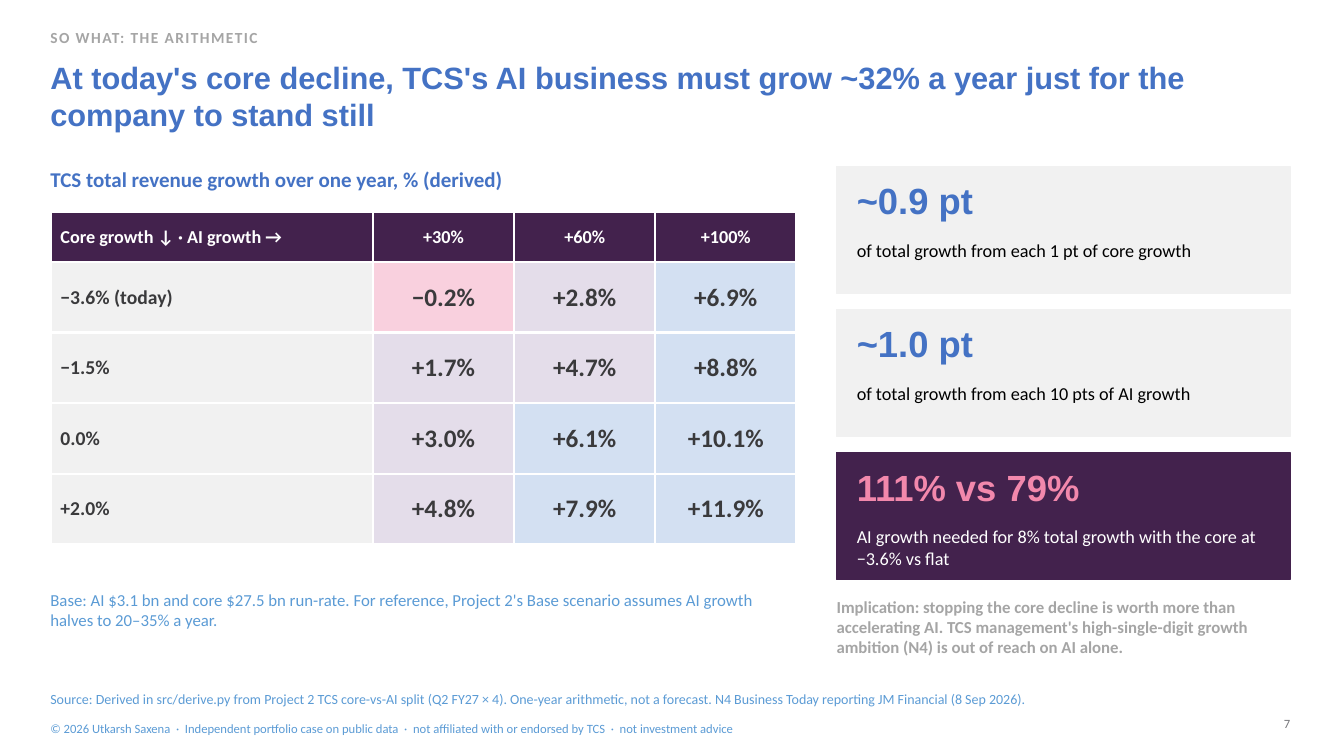
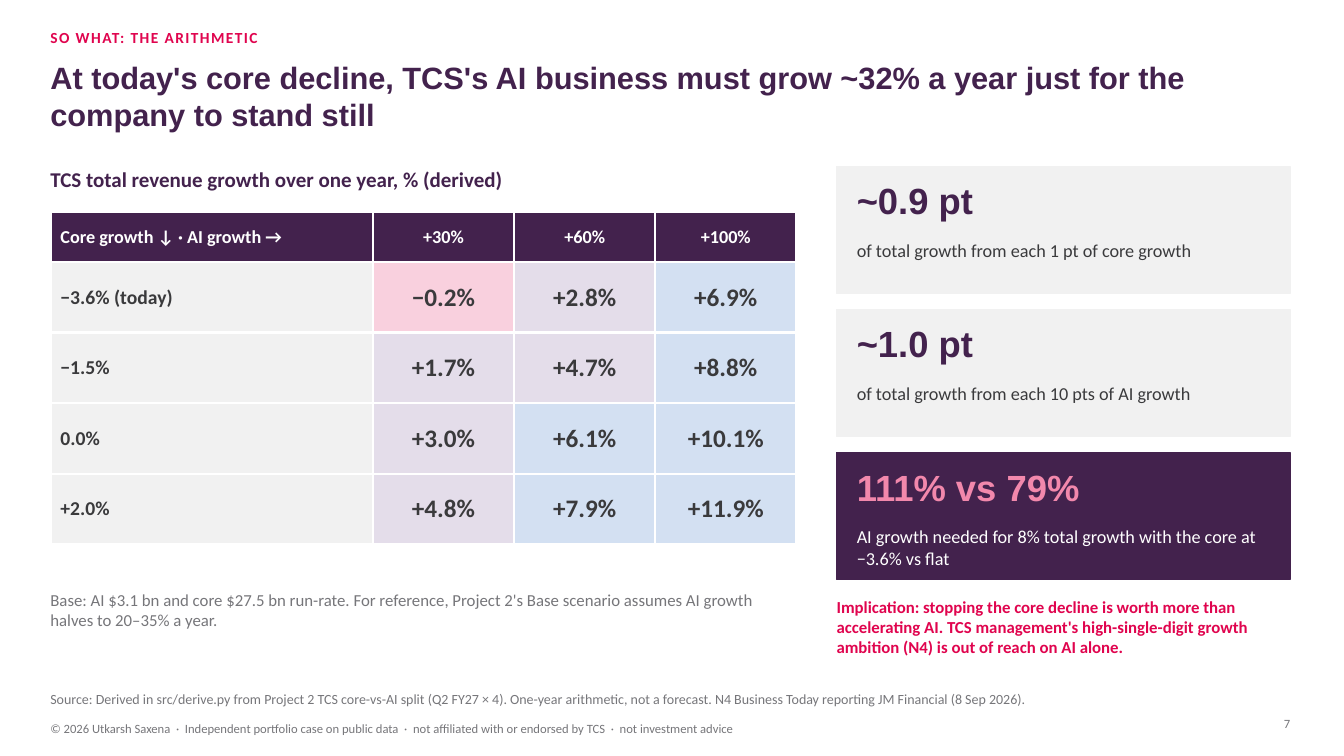
Before and after one commit to lokpriye96/ai-consulting-report-genai-services, a slide deck: slide 7 of outputs/TCS_AI_Deflation_Strategy.pptx. Drawn at 1344x756 pixels with LibreOffice and Linux fonts; fonts in the diff are those of the drawing. Boxes give left, top, right and bottom in pixels: in the first picture for what was removed or moved away, otherwise in the second. Text is boxed around its words. In the diff, an @@ line names an element or a change of style, - is before the commit and + after.

```diff
--- a/outputs/TCS_AI_Deflation_Strategy.pptx
+++ b/outputs/TCS_AI_Deflation_Strategy.pptx
@@ text "SO WHAT: THE ARITHMETIC" at bbox=[50, 33, 258, 43]: text colour #A5A5A5 to #E0044E @@
@@ text "of total growth from each ..." at bbox=[857, 244, 1191, 260]: text colour #000000 to #3A3A3C @@
@@ text colour #4472C4 to #43224D in 4 elements at bbox=[50, 66, 1184, 131], bbox=[50, 171, 502, 191], bbox=[857, 188, 973, 222], bbox=[857, 331, 973, 365] @@
@@ text "of total growth from each ..." at bbox=[857, 387, 1191, 403]: text colour #000000 to #3A3A3C @@
@@ text "Implication: stopping the core decline ..." at bbox=[837, 601, 1248, 656]: text colour #A5A5A5 to #E0044E @@
@@ text colour #5B9BD5 to #76767A in 3 elements at bbox=[50, 594, 753, 629], bbox=[50, 694, 1025, 707], bbox=[64, 724, 733, 735] @@
```
Also in this commit, not shown: 9 other slides changed, 16 other files.
